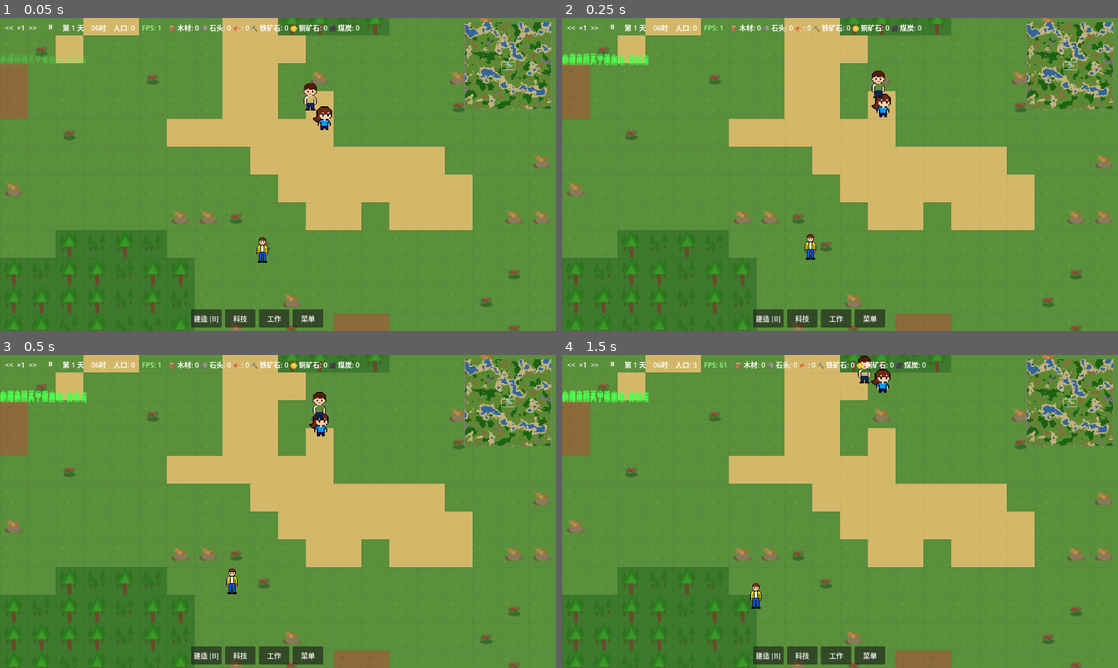
Above: before the commit, frames 1-4 (two rows, left to right).
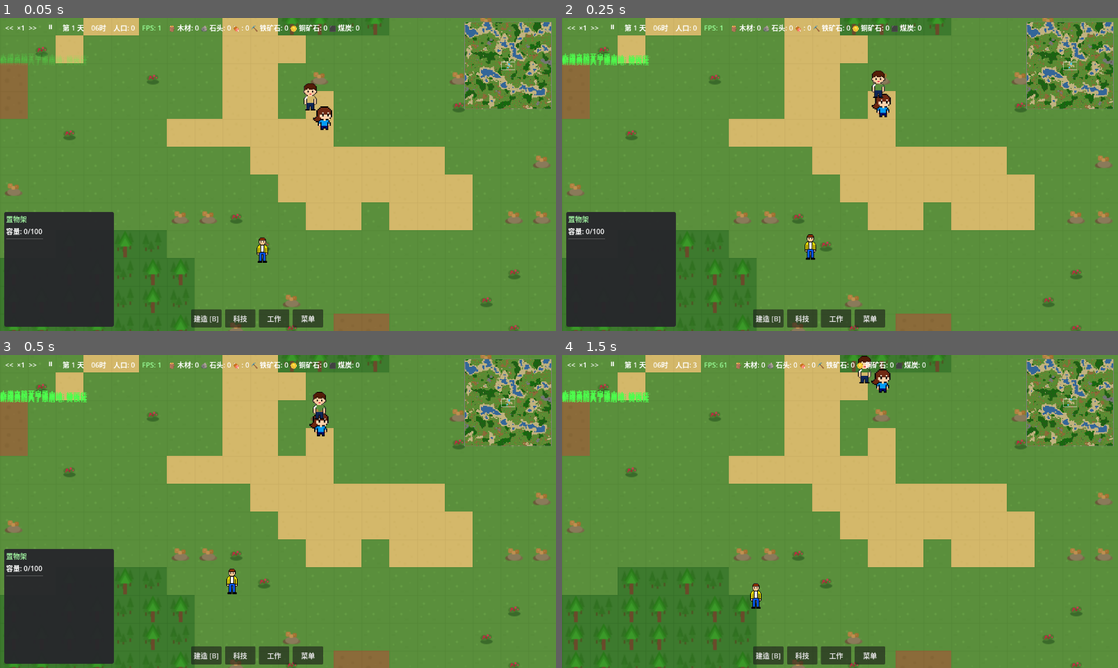
Above: after the commit, the same moments.

Repository: ZhanXuzhao/the-path-of-humanity
Game: Godot game, scene res://scenes/game.tscn
The game is run twice, just before and just after one commit, with the same random seed, the same clock (stepped at 60 frames per second) and the same inputs.
Inputs:
- Up to frame 1 (0.05 s): no input
- Up to frame 2 (0.25 s): no input
- Up to frame 3 (0.5 s): no input
- Up to frame 4 (1.5 s): click "<<" at 0.5 s; click ">>" at 1.25 s

The runs differ from the first frame. In frame 1, 7.2% of the frame differs, in the area x 0-21%, y 62-99%; in frame 2, 7.2%; in frame 3, 7.2%; in frame 4, nothing differs.

Commit message:
feat: 地面物品点击选中并显示内容
- 左键点击地面物品格子可选中，显示青色选中框
- 右侧信息面板列出该格所有物品名称 × 数量
- 物品被搬运后自动取消选中
- ESC 取消选中，点击其他目标时自动切换

Diff:
--- a/scenes/game.tscn
+++ b/scenes/game.tscn
@@ -218,11 +218,14 @@
 layout_mode = 2
 
 [node name="StoragePanel" type="Panel" parent="UI/HUD" unique_id=1748318168]
-visible = false
-offset_left = 8.0
-offset_top = 400.0
-offset_right = 260.0
-offset_bottom = 664.0
+anchors_preset = 2
+anchor_top = 1.0
+anchor_bottom = 1.0
+offset_left = 10.0
+offset_top = -274.0
+offset_right = 262.0
+offset_bottom = -10.0
+grow_vertical = 0
 theme_override_styles/panel = SubResource("2")
 
 [node name="ScrollContainer" type="ScrollContainer" parent="UI/HUD/StoragePanel" unique_id=2047724940]
@@ -323,6 +326,35 @@
 layout_mode = 2
 theme_override_colors/font_color = Color(0.6, 0.6, 0.6, 1)
 text = "总量: 0"
+
+[node name="GroundItemPanel" type="Panel" parent="UI/HUD" unique_id=1375926148]
+visible = false
+offset_left = 8.0
+offset_top = 400.0
+offset_right = 260.0
+offset_bottom = 520.0
+theme_override_styles/panel = SubResource("2")
+
+[node name="ScrollContainer" type="ScrollContainer" parent="UI/HUD/GroundItemPanel" unique_id=1208393616]
+layout_mode = 0
+offset_left = 4.0
+offset_top = 4.0
+offset_right = 248.0
+offset_bottom = 116.0
+
+[node name="VBox" type="VBoxContainer" parent="UI/HUD/GroundItemPanel/ScrollContainer" unique_id=1531582831]
+layout_mode = 2
+
+[node name="NameLabel" type="Label" parent="UI/HUD/GroundItemPanel/ScrollContainer/VBox" unique_id=1859421175]
+layout_mode = 2
+theme_override_colors/font_color = Color(0.3, 1.0, 0.9, 1)
+text = "地面物品"
+
+[node name="Sep" type="HSeparator" parent="UI/HUD/GroundItemPanel/ScrollContainer/VBox" unique_id=1490825932]
+layout_mode = 2
+
+[node name="ItemsContainer" type="VBoxContainer" parent="UI/HUD/GroundItemPanel/ScrollContainer/VBox" unique_id=1894066752]
+layout_mode = 2
 
 [node name="BuildMenu" type="Panel" parent="UI" unique_id=1575822565]
 offset_left = 8.0
--- a/scripts/core/game.gd
+++ b/scripts/core/game.gd
@@ -44,6 +44,11 @@
 signal resource_selected(pos: Vector2i, deposit)
 signal resource_deselected()
 
+# 选中地面物品
+var selected_ground_item_pos: Vector2i = Vector2i(-1, -1)
+signal ground_item_selected(pos: Vector2i, stacks)
+signal ground_item_deselected()
+
 # 建筑建造重试冷却（防止反复给同一缺物资建筑分配任务）
 var _construction_retry_cooldown: Dictionary = {}  # "x,y" -> frame_number
 
@@ -110,6 +115,12 @@
 		var res = world.get_resource_at(selected_resource_pos)
 		if res == null or res.amount <= 0:
 			_deselect_resource()
+
+	# 检查选中的地面物品是否还存在（可能已被拾取完）
+	if selected_ground_item_pos.x >= 0:
+		var stacks = world.get_ground_items_at(selected_ground_item_pos)
+		if stacks.is_empty():
+			_deselect_ground_item()
 
 	# 定居者自主行为（进食、睡眠等）——每2秒检查一次避免频繁打断
 	_autonomy_timer += delta
@@ -305,8 +316,9 @@
 	- 已完成且有存储功能 → 存储面板
 	- 未完成（施工中）→ 建筑进度面板
 	"""
-	# 选中建筑时取消资源选中
+	# 选中建筑时取消其他选中
 	_deselect_resource()
+	_deselect_ground_item()
 
 	var bld = building_system.get_building_at(grid_pos) if building_system else null
 	if bld == null:
@@ -371,6 +383,20 @@
 		selected_resource_deposit = null
 		resource_deselected.emit()
 
+# -------- 地面物品选择 --------
+func _select_ground_item(pos: Vector2i, stacks):
+	"""选中地面物品"""
+	if selected_ground_item_pos == pos:
+		return
+	selected_ground_item_pos = pos
+	ground_item_selected.emit(pos, stacks)
+
+func _deselect_ground_item():
+	"""取消选中地面物品"""
+	if selected_ground_item_pos.x >= 0:
+		selected_ground_item_pos = Vector2i(-1, -1)
+		ground_item_deselected.emit()
+
 func _on_building_completed(pos: Vector2i):
 	"""建筑完成时：若当前正选中此建筑，自动切换显示"""
 	if selected_construction_building and selected_construction_building.grid_pos == pos:
@@ -441,6 +467,11 @@
 		# 有选中资源节点时，Esc 取消
 		if selected_resource_pos.x >= 0:
 			_deselect_resource()
+			return
+
+		# 有选中地面物品时，Esc 取消
+		if selected_ground_item_pos.x >= 0:
+			_deselect_ground_item()
 			return
 
 		if build_mode:
@@ -506,6 +537,7 @@
 		if clicked_settler != null and bld_selectable:
 			# 同时有定居者和建筑 → 轮流选择
 			_deselect_resource()
+			_deselect_ground_item()
 			if selected_settler != null and is_instance_valid(selected_settler):
 				# 当前选中定居者 → 切到建筑
 				_deselect_settler()
@@ -518,27 +550,41 @@
 		elif clicked_settler != null:
 			# 只有定居者
 			_deselect_resource()
+			_deselect_ground_item()
 			_select_settler(clicked_settler)
 			_deselect_construction()
 		elif clicked_bld != null:
 			# 只有建筑
 			_deselect_resource()
+			_deselect_ground_item()
 			_try_select_building_at(grid_pos)
 		else:
-			# 检查是否有可采集的资源
-			var clicked_resource = world.get_resource_at(grid_pos)
-			if clicked_resource != null and clicked_resource.amount > 0:
-				# 有资源 - 选中它（取消其他选中）
-				_deselect_construction()
-				_deselect_building()
-				_deselect_settler()
-				_select_resource(grid_pos, clicked_resource)
-			else:
-				# 什么都没选中
+			# 检查是否有地面物品（优先级高于资源）
+			var clicked_ground_stacks = world.get_ground_items_at(grid_pos)
+			if not clicked_ground_stacks.is_empty():
+				# 有地面物品 - 选中它
 				_deselect_construction()
 				_deselect_building()
 				_deselect_settler()
 				_deselect_resource()
+				_select_ground_item(grid_pos, clicked_ground_stacks)
+			else:
+				# 检查是否有可采集的资源
+				var clicked_resource = world.get_resource_at(grid_pos)
+				if clicked_resource != null and clicked_resource.amount > 0:
+					# 有资源 - 选中它（取消其他选中）
+					_deselect_construction()
+					_deselect_building()
+					_deselect_settler()
+					_deselect_ground_item()
+					_select_resource(grid_pos, clicked_resource)
+				else:
+					# 什么都没选中
+					_deselect_construction()
+					_deselect_building()
+					_deselect_settler()
+					_deselect_resource()
+					_deselect_ground_item()
 
 	# 快捷键 Tab：在定居者之间循环切换，镜头居中聚焦
 	if event is InputEventKey and event.pressed and not event.echo:
--- a/scripts/core/world_renderer.gd
+++ b/scripts/core/world_renderer.gd
@@ -44,6 +44,11 @@
 var _resource_selection_overlay: Node2D  # 资源选中叠加层（含标签）
 var _resource_info_label: Label  # 缓存的资源信息标签引用
 var _last_resource_amount: float = -1.0  # 上次显示的资源量，用于避免重复刷新
+
+# 选中地面物品
+var _selected_ground_item_pos: Vector2i = Vector2i(-1, -1)
+var _ground_item_selection_overlay: Node2D  # 地面物品选中叠加层
+var _ground_item_info_label: Label  # 缓存的标签引用
 
 func _ready():
 	# 使用 TextureGenerator 生成所有纹理
@@ -75,6 +80,8 @@
 		game.construction_deselected.connect(_on_construction_deselected)
 		game.resource_selected.connect(_on_resource_selected)
 		game.resource_deselected.connect(_on_resource_deselected)
+		game.ground_item_selected.connect(_on_ground_item_selected)
+		game.ground_item_deselected.connect(_on_ground_item_deselected)
 
 	# 延迟一帧渲染，确保 Game._ready() 已完成区块生成
 	call_deferred("_render_existing_chunks")
@@ -90,6 +97,12 @@
 	_resource_selection_overlay.z_index = 50
 	_resource_selection_overlay.name = "ResourceSelectionOverlay"
 	add_child(_resource_selection_overlay)
+
+	# 创建地面物品选中叠加层（z_index 与资源选中相同层）
+	_ground_item_selection_overlay = Node2D.new()
+	_ground_item_selection_overlay.z_index = 51
+	_ground_item_selection_overlay.name = "GroundItemSelectionOverlay"
+	add_child(_ground_item_selection_overlay)
 
 	# 渲染已有的地面物品（加载存档时可能已有数据）
 	call_deferred("_render_existing_ground_items")
@@ -506,6 +519,88 @@
 	var res_name = res_names.get(deposit.type, "资源")
 	_resource_info_label.text = "%s: %.0f" % [res_name, deposit.amount]
 
+# -------- 地面物品选中显示 --------
+func _on_ground_item_selected(pos: Vector2i, _stacks):
+	"""地面物品被选中时显示选中框和信息标签"""
+	_selected_ground_item_pos = pos
+	_build_ground_item_selection_overlay()
+
+func _on_ground_item_deselected():
+	"""地面物品取消选中时清除"""
+	_selected_ground_item_pos = Vector2i(-1, -1)
+	_clear_ground_item_selection_overlay()
+
+func _clear_ground_item_selection_overlay():
+	"""清除地面物品选中叠加层"""
+	for child in _ground_item_selection_overlay.get_children():
+		child.queue_free()
+	_ground_item_info_label = null
+
+func _build_ground_item_selection_overlay():
+	"""创建地面物品选中叠加层：青色选中框 + 简要标签"""
+	_clear_ground_item_selection_overlay()
+
+	if _selected_ground_item_pos.x < 0:
+		return
+
+	var pixel_pos = Vector2(
+		_selected_ground_item_pos.x * world.tile_size,
+		_selected_ground_item_pos.y * world.tile_size
+	)
+	var tile_size_px = world.tile_size
+
+	# 青色半透明填充（与资源金色、建筑蓝色区分）
+	var fill = ColorRect.new()
+	fill.color = Color(0.3, 1.0, 0.9, 0.15)
+	fill.position = pixel_pos
+	fill.size = Vector2(tile_size_px, tile_size_px)
+	fill.mouse_filter = Control.MOUSE_FILTER_IGNORE
+	_ground_item_selection_overlay.add_child(fill)
+
+	# 青色边框
+	var bw = 2.0
+	var border_color = Color(0.3, 1.0, 0.9, 0.9)
+	# 上
+	var top = ColorRect.new()
+	top.color = border_color
+	top.position = pixel_pos
+	top.size = Vector2(tile_size_px, bw)
+	top.mouse_filter = Control.MOUSE_FILTER_IGNORE
+	_ground_item_selection_overlay.add_child(top)
+	# 下
+	var bottom = ColorRect.new()
+	bottom.color = border_color
+	bottom.position = pixel_pos + Vector2(0, tile_size_px - bw)
+	bottom.size = Vector2(tile_size_px, bw)
+	bottom.mouse_filter = Control.MOUSE_FILTER_IGNORE
+	_ground_item_selection_overlay.add_child(bottom)
+	# 左
+	var left = ColorRect.new()
+	left.color = border_color
+	left.position = pixel_pos
+	left.size = Vector2(bw, tile_size_px)
+	left.mouse_filter = Control.MOUSE_FILTER_IGNORE
+	_ground_item_selection_overlay.add_child(left)
+	# 右
+	var right = ColorRect.new()
+	right.color = border_color
+	right.position = pixel_pos + Vector2(tile_size_px - bw, 0)
+	right.size = Vector2(bw, tile_size_px)
+	right.mouse_filter = Control.MOUSE_FILTER_IGNORE
+	_ground_item_selection_overlay.add_child(right)
+
+	# 地面物品标签
+	_ground_item_info_label = Label.new()
+	_ground_item_info_label.add_theme_color_override("font_color", Color(0.3, 1.0, 0.9))
+	_ground_item_info_label.add_theme_constant_override("minimum_font_size", 11)
+	_ground_item_info_label.add_theme_color_override("font_shadow_color", Color(0, 0, 0, 0.8))
+	var label_pos = pixel_pos + Vector2(tile_size_px / 2.0, -18.0)
+	_ground_item_info_label.position = label_pos
+	_ground_item_info_label.size = Vector2(80, 20)
+	_ground_item_info_label.horizontal_alignment = HORIZONTAL_ALIGNMENT_CENTER
+	_ground_item_info_label.text = "📦 物品"
+	_ground_item_selection_overlay.add_child(_ground_item_info_label)
+
 # ==================== 地面物品渲染 ====================
 
 func _render_existing_ground_items():
--- a/scripts/ui/hud.gd
+++ b/scripts/ui/hud.gd
@@ -47,6 +47,11 @@
 @onready var resource_name_label: Label = $ResourcePanel/ScrollContainer/VBox/NameLabel
 @onready var resource_amount_label: Label = $ResourcePanel/ScrollContainer/VBox/AmountLabel
 @onready var resource_max_label: Label = $ResourcePanel/ScrollContainer/VBox/MaxLabel
+
+# 地面物品信息面板
+@onready var ground_item_panel: Panel = $GroundItemPanel
+@onready var ground_item_name_label: Label = $GroundItemPanel/ScrollContainer/VBox/NameLabel
+@onready var ground_item_items_container: VBoxContainer = $GroundItemPanel/ScrollContainer/VBox/ItemsContainer
 
 var game_manager
 var notification_scene = load("res://scenes/ui/notification.tscn")
@@ -125,9 +130,13 @@
 		game.construction_deselected.connect(_on_construction_deselected)
 		game.resource_selected.connect(_on_resource_selected)
 		game.resource_deselected.connect(_on_resource_deselected)
+		game.ground_item_selected.connect(_on_ground_item_selected)
+		game.ground_item_deselected.connect(_on_ground_item_deselected)
 
 func _on_settler_selected(settler):
 	"""选中定居者时显示信息面板"""
+	# 隐藏其他面板
+	ground_item_panel.visible = false
 	settler_info_panel.visible = true
 	_tracked_settler = settler
 	_build_settler_info_ui(settler)
@@ -192,6 +201,7 @@
 		if game:
 			game.selected_settler = null
 
+	ground_item_panel.visible = false
 	storage_panel.visible = true
 	_update_storage_panel(bld)
 
@@ -204,6 +214,7 @@
 	"""选中在建建筑时显示进度面板"""
 	# 隐藏其他面板
 	storage_panel.visible = false
+	ground_item_panel.visible = false
 	if settler_info_panel.visible:
 		_on_settler_deselected()
 		var game = get_node("/root/Game")
@@ -222,6 +233,7 @@
 	"""选中资源节点时显示信息面板"""
 	# 隐藏其他面板
 	storage_panel.visible = false
+	ground_item_panel.visible = false
 	if settler_info_panel.visible:
 		_on_settler_deselected()
 		var game = get_node("/root/Game")
@@ -264,6 +276,58 @@
 		resource_amount_label.add_theme_color_override("font_color", Color(1.0, 0.8, 0.2))
 	else:
 		resource_amount_label.add_theme_color_override("font_color", Color(0.3, 1.0, 0.3))
+
+# -------- 地面物品信息面板 --------
+func _on_ground_item_selected(_pos: Vector2i, stacks):
+	"""选中地面物品时显示信息面板"""
+	# 隐藏其他面板
+	storage_panel.visible = false
+	resource_panel.visible = false
+	if settler_info_panel.visible:
+		_on_settler_deselected()
+		var game = get_node("/root/Game")
+		if game:
+			game.selected_settler = null
+	if construction_panel.visible:
+		construction_panel.visible = false
+
+	ground_item_panel.visible = true
+	_update_ground_item_panel(stacks)
+
+func _on_ground_item_deselected():
+	"""取消选中地面物品"""
+	ground_item_panel.visible = false
+
+func _update_ground_item_panel(stacks):
+	"""更新地面物品信息面板内容"""
+	if stacks.is_empty():
+		return
+
+	# 统计该格所有物品的总堆叠数
+	var total_stacks = stacks.size()
+	var total_items = 0
+	for s in stacks:
+		total_items += s.amount
+	ground_item_name_label.text = "地面物品 (%d 种)" % total_stacks
+
+	# 重建物品列表
+	for child in ground_item_items_container.get_children():
+		child.queue_free()
+
+	for stack in stacks:
+		var item_data = ItemDefinitions.get_item(stack.item_id)
+		var name_str = item_data.name if item_data else stack.item_id
+		var hbox = HBoxContainer.new()
+		var icon_label = Label.new()
+		icon_label.text = "•"
+		icon_label.custom_minimum_size = Vector2(16, 0)
+		var name_label = Label.new()
+		name_label.text = "%s × %d" % [name_str, stack.amount]
+		name_label.add_theme_color_override("font_color", Color(0.9, 0.9, 0.9))
+		name_label.add_theme_constant_override("minimum_font_size", 12)
+		hbox.add_child(icon_label)
+		hbox.add_child(name_label)
+		ground_item_items_container.add_child(hbox)
 
 func _update_construction_panel(bld):
 	"""更新建筑进度面板内容"""
@@ -461,6 +525,18 @@
 		if game:
 			game.selected_settler = null
 
+	# 选中地面物品时实时更新物品列表
+	if ground_item_panel.visible:
+		var game = get_node("/root/Game")
+		if game and game.selected_ground_item_pos.x >= 0:
+			var stacks = game.world.get_ground_items_at(game.selected_ground_item_pos)
+			if not stacks.is_empty():
+				_update_ground_item_panel(stacks)
+			else:
+				# 地面物品已被拾取完，隐藏面板
+				_on_ground_item_deselected()
+				game._deselect_ground_item()
+
 	# 选中资源节点时实时更新资源量
 	if resource_panel.visible:
 		var game = get_node("/root/Game")
